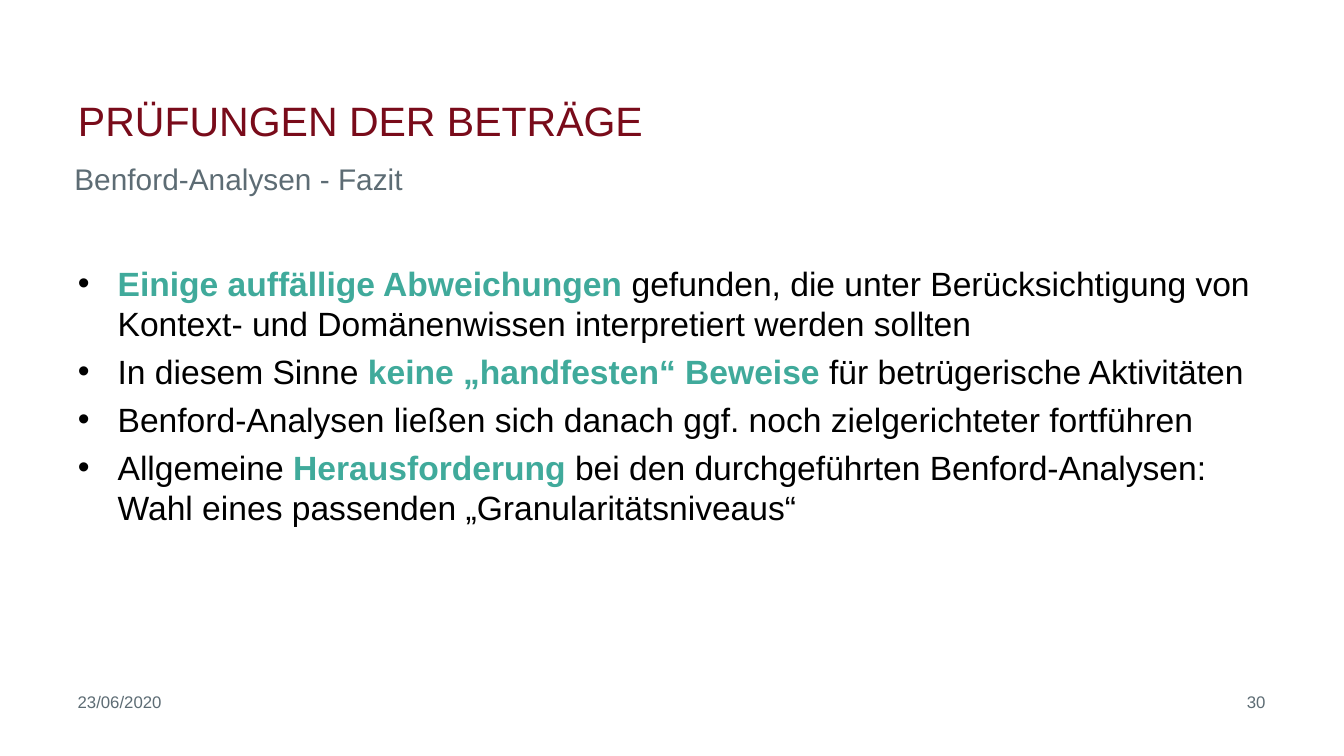
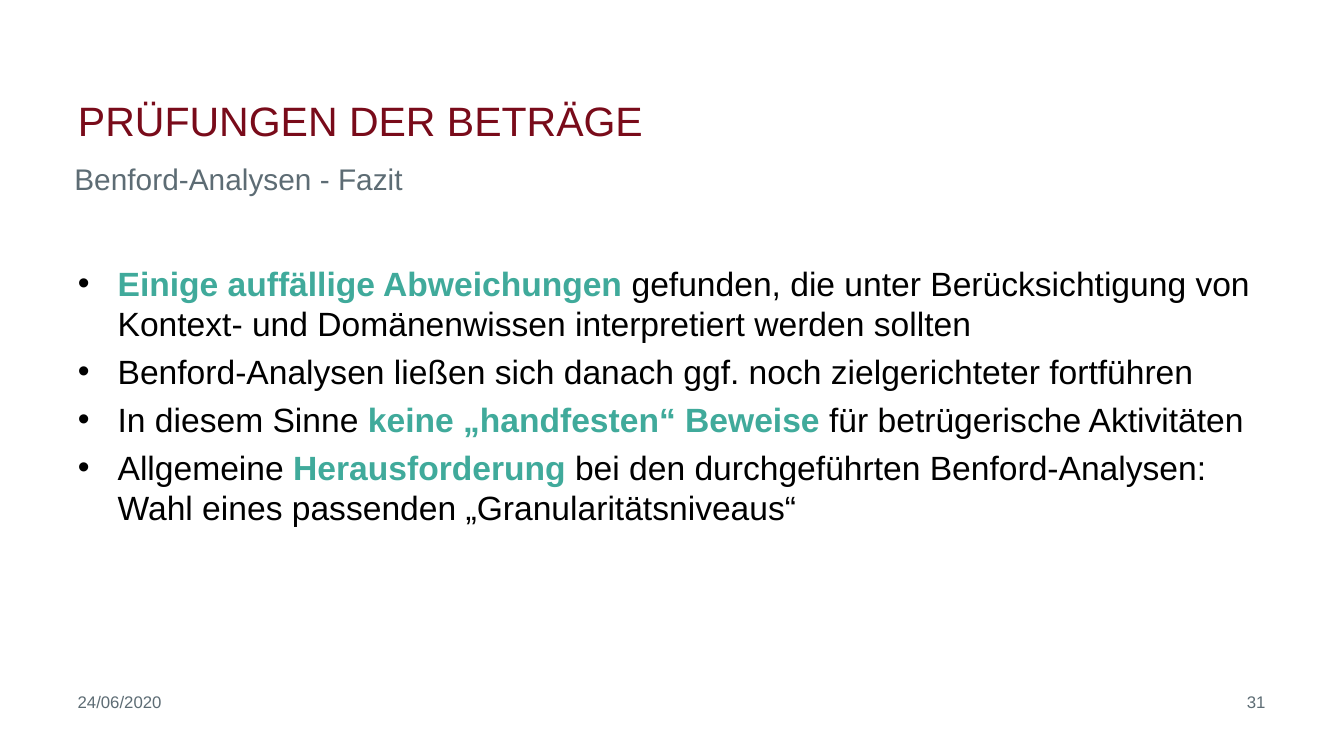
Before and after one commit to biegt/auditing_case_study, a slide deck: slide 31 of 04_output/Präsentation_Case_Study_1_Bieg_Krug.pptx (slide 30 before the commit). Drawn at 1344x756 pixels with LibreOffice and Linux fonts; fonts in the diff are those of the drawing; background and template pictures are left out. Boxes give left, top, right and bottom in pixels: in the first picture for what was removed or moved away, otherwise in the second. Text is boxed around its words. In the diff, an @@ line names an element or a change of style, - is before the commit and + after.

```diff
--- a/04_output/Präsentation_Case_Study_1_Bieg_Krug.pptx
+++ b/04_output/Präsentation_Case_Study_1_Bieg_Krug.pptx
@@ text at (118,359,1193,391): paragraph added @@
+• Benford-Analysen ließen sich danach ggf. noch zielgerichteter fortführen
@@ text at (118,407,1193,439): paragraph removed @@
-• Benford-Analysen ließen sich danach ggf. noch zielgerichteter fortführen
@@ text at (78,696,162,708): text changed @@
-23/06/2020
+24/06/2020
@@ page number at (1247,696,1266,708): text changed @@
-30
+31
```
Also in this commit, not shown: 39 other slides changed, 2 slides added, 1 other file.
